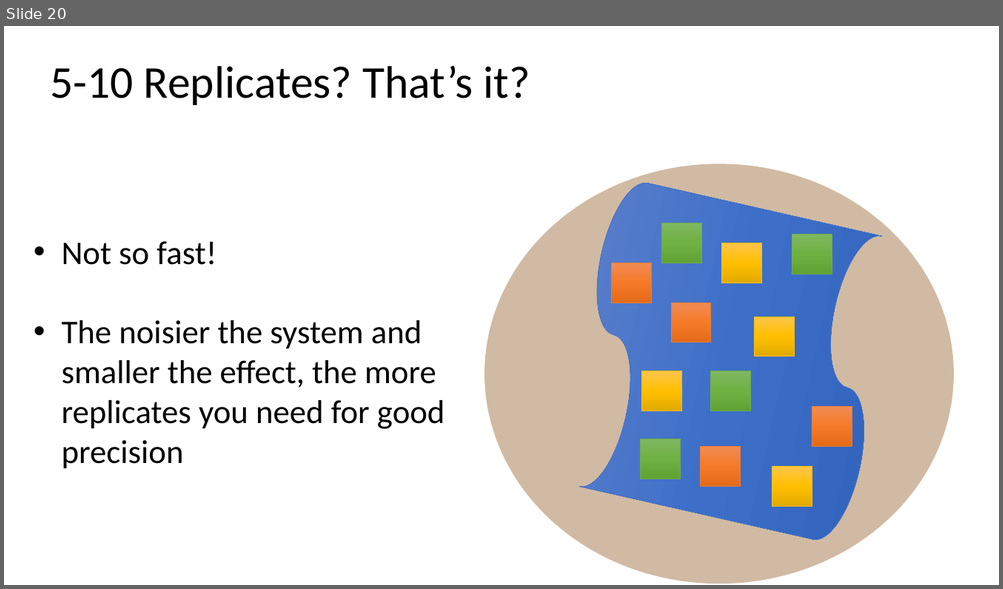
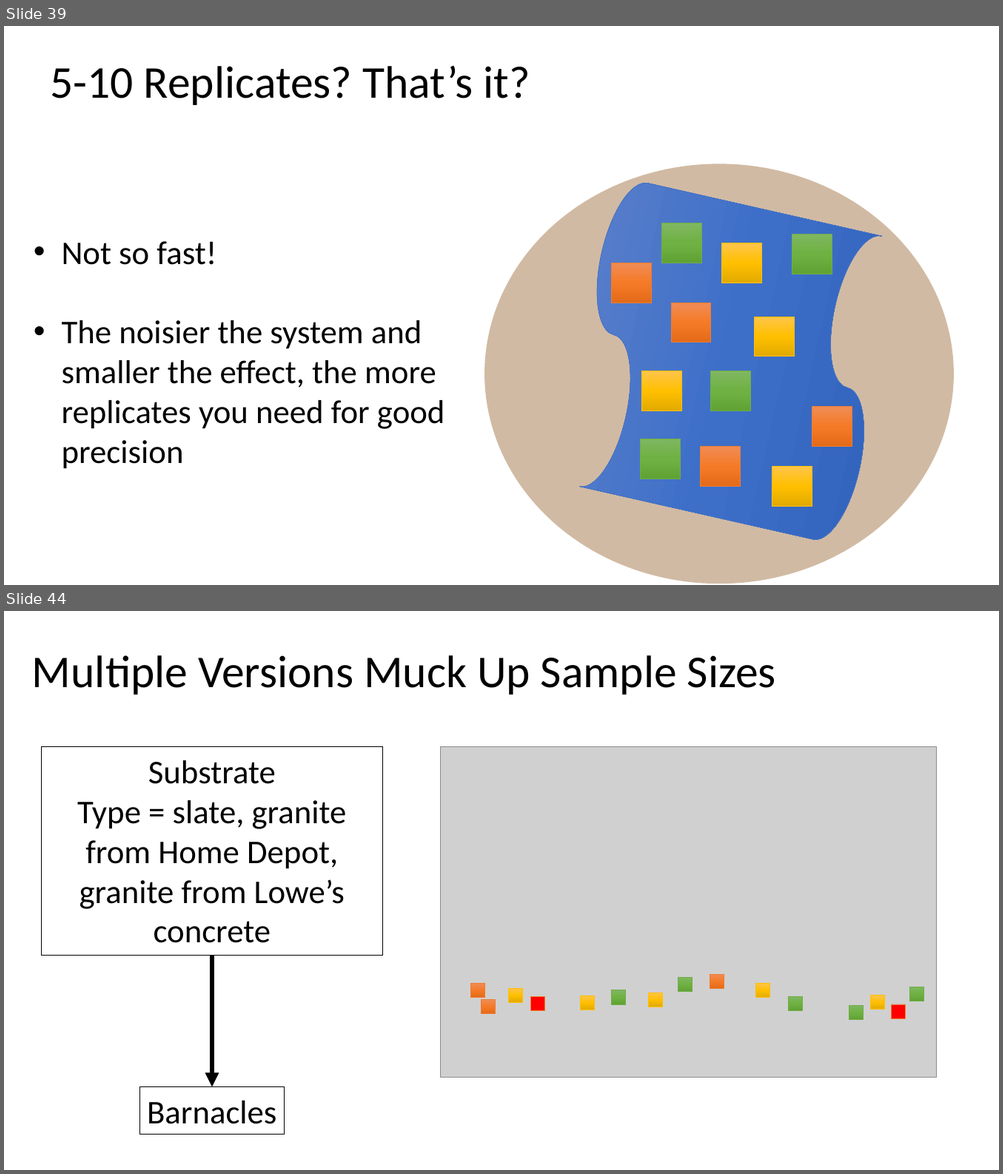
Before and after one commit to biol607/biol607.github.io, a slide deck: lectures/causality_experiments.pptx. Shown one above the other, each under a label of ours: slide 20 before the commit, slides 39 and 44 after it; the slides between them are not shown. The pictures are 1003x589 and 1003x1174 pixels, drawn with LibreOffice and Linux fonts; fonts in the diff are those of the drawing; grey boxes stand for pictures. Boxes give left, top, right and bottom in pixels: in the first picture for what was removed or moved away, otherwise in the second. Text is boxed around its words. In the diff, an @@ line names an element or a change of style, - is before the commit and + after.

```diff
--- a/lectures/causality_experiments.pptx
+++ b/lectures/causality_experiments.pptx
@@ slide 44 added at [4,611,999,1170], background #FFFFFF @@
@@ title added at [32,655,776,695], 44 pt, text #000000 @@
+Multiple Versions Muck Up Sample Sizes
@@ rectangle added at [41,748,382,956], outline #000000 0.75 pt, 32 pt, text #000000 @@
+Substrate
+Type = slate, granite from Home Depot, granite from Lowe’s concrete
@@ picture added at [441,748,936,1078] @@
@@ arrow added from (212, 956) to (212, 1087), #000000 4.5 pt @@
@@ rectangle added at [471,983,485,997], fill gradient #F18C57 to #F67B28 to #E56C19, outline #ED7D31 0.5 pt @@
@@ rectangle added at [677,977,692,991], fill gradient #81B861 to #6FB242 to #62A336, outline #70AD47 0.5 pt @@
@@ rectangle added at [710,974,724,988], fill gradient #F18C57 to #F67B28 to #E56C19, outline #ED7D31 0.5 pt @@
@@ rectangle added at [756,984,770,998], fill gradient #FFC64B to #FFC000 to #E3AB00, outline #FFC000 0.5 pt @@
@@ rectangle added at [909,987,923,1001], fill gradient #81B861 to #6FB242 to #62A336, outline #70AD47 0.5 pt @@
@@ rectangle added at [481,999,495,1014], fill gradient #F18C57 to #F67B28 to #E56C19, outline #ED7D31 0.5 pt @@
@@ rectangle added at [509,988,523,1002], fill gradient #FFC64B to #FFC000 to #E3AB00, outline #FFC000 0.5 pt @@
@@ rectangle added at [530,997,544,1011], fill #FF0000, outline #ED7D31 0.5 pt @@
@@ rectangle added at [580,996,595,1010], fill gradient #FFC64B to #FFC000 to #E3AB00, outline #FFC000 0.5 pt @@
@@ rectangle added at [612,991,626,1005], fill gradient #81B861 to #6FB242 to #62A336, outline #70AD47 0.5 pt @@
@@ rectangle added at [649,993,663,1007], fill gradient #FFC64B to #FFC000 to #E3AB00, outline #FFC000 0.5 pt @@
@@ rectangle added at [788,997,802,1011], fill gradient #81B861 to #6FB242 to #62A336, outline #70AD47 0.5 pt @@
@@ rectangle added at [848,1005,862,1020], fill gradient #81B861 to #6FB242 to #62A336, outline #70AD47 0.5 pt @@
@@ rectangle added at [871,996,885,1010], fill gradient #FFC64B to #FFC000 to #E3AB00, outline #FFC000 0.5 pt @@
@@ rectangle added at [891,1005,905,1019], fill #FF0000, outline #ED7D31 0.5 pt @@
@@ rectangle added at [140,1087,284,1135], outline #000000 0.75 pt, 32 pt, text #000000 @@
+Barnacles
@@ what was slide 20 is now slide 39 @@
```
Also in this commit, not shown: 11 slides changed, 21 other slides added, 22 slides removed.
